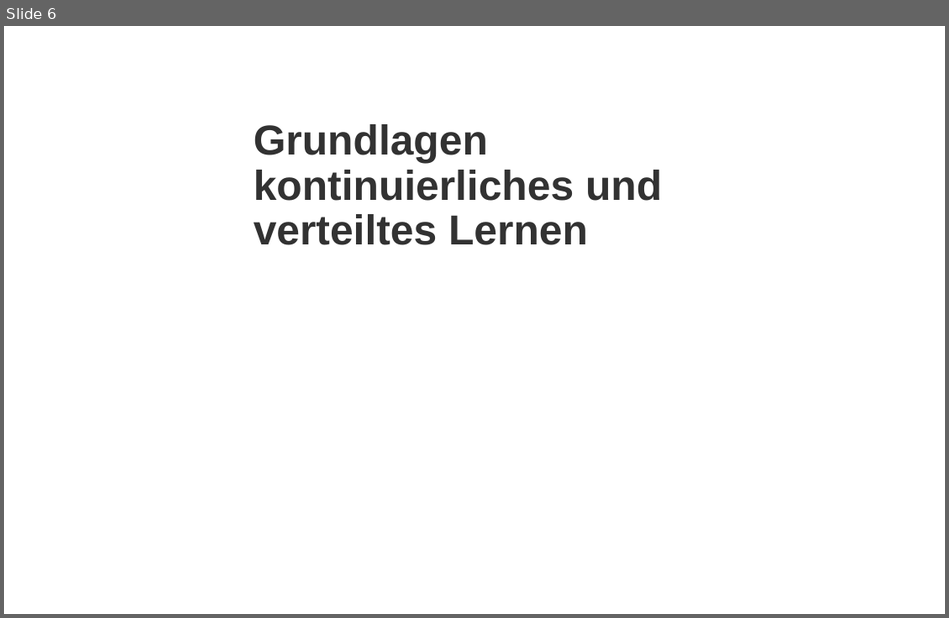
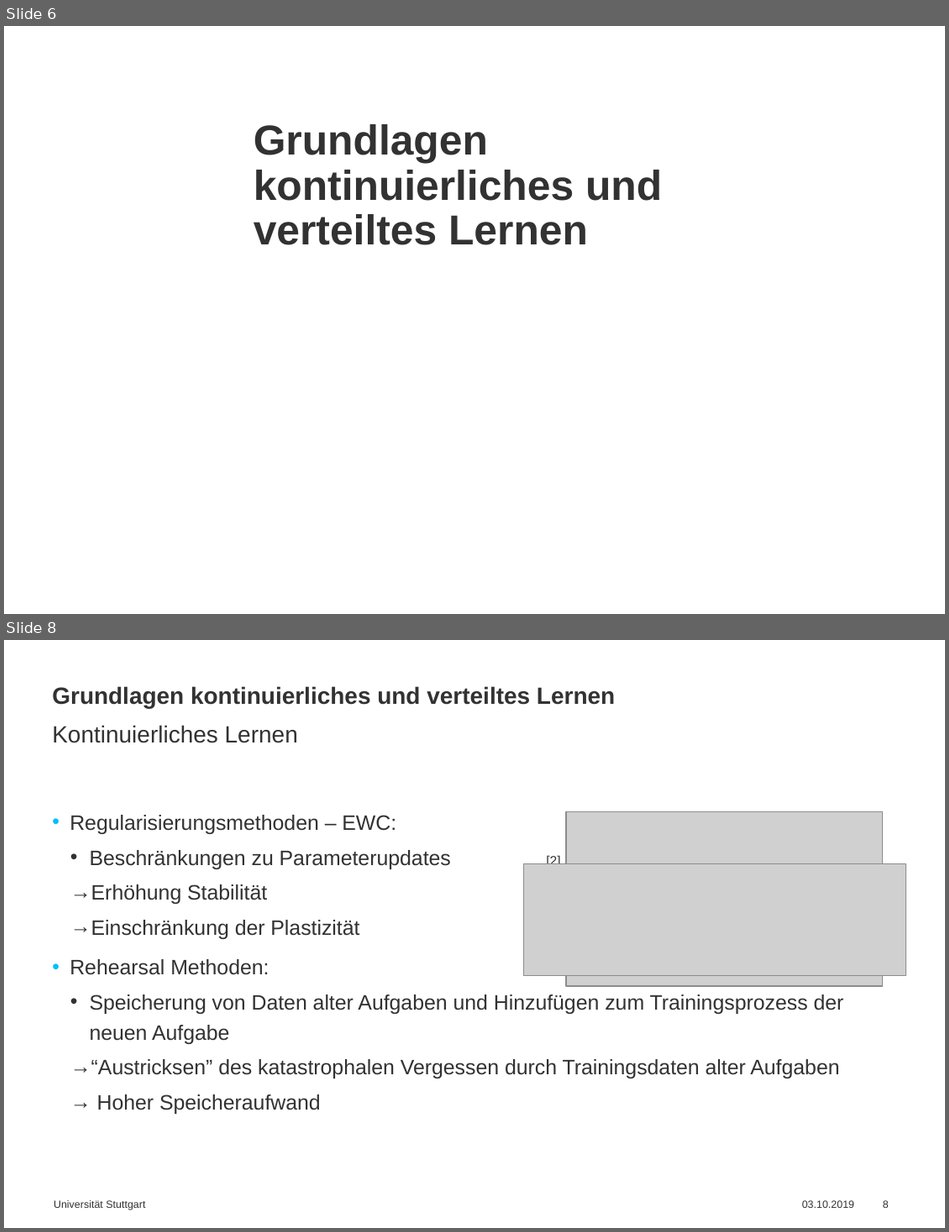
Before and after one commit to simonbuerste/Masterarbeit, a slide deck: Praesentationen/Abschlussvortrag.pptx. Shown one above the other, each under a label of ours: slide 6 before the commit, slides 6 and 8 after it; the slides between them are not shown. The pictures are 949x618 and 949x1232 pixels, drawn with LibreOffice and Linux fonts; fonts in the diff are those of the drawing; grey boxes stand for pictures; background and template pictures are left out. Boxes give left, top, right and bottom in pixels: in the first picture for what was removed or moved away, otherwise in the second. Text is boxed around its words. In the diff, an @@ line names an element or a change of style, - is before the commit and + after.

```diff
--- a/Praesentationen/Abschlussvortrag.pptx
+++ b/Praesentationen/Abschlussvortrag.pptx
@@ slide 8 added at [4,640,945,1228], background #FFFFFF @@
@@ title added at [52,686,615,708], 18 pt, text #323232, bold @@
+Grundlagen kontinuierliches und verteiltes Lernen
@@ text added at [52,725,298,743], 18 pt, text #323232 @@
+Kontinuierliches Lernen
@@ text added at [70,815,844,1114], 16 pt, text #323232 @@
+• Regularisierungsmethoden – EWC:
+  • Beschränkungen zu Parameterupdates [2]
+  → Erhöhung Stabilität
+  → Einschränkung der Plastizität
+• Rehearsal Methoden:
+  • Speicherung von Daten alter Aufgaben und Hinzufügen zum Trainingsprozess der neuen Aufgabe
+  → “Austricksen” des katastrophalen Vergessen durch Trainingsdaten alter Aufgaben
+  → Hoher Speicheraufwand
@@ picture added at [566,812,883,986] @@
@@ picture added at [523,864,905,975] @@
@@ text added at [54,1200,145,1210], 8 pt, text #323232 @@
+Universität Stuttgart
@@ text added at [802,1200,854,1208], 8 pt, text #323232 @@
+03.10.2019
@@ page number added at [883,1200,889,1208], 8 pt, text #323232 @@
+8
```
Also in this commit, not shown: 5 slides changed, 14 other slides added.
